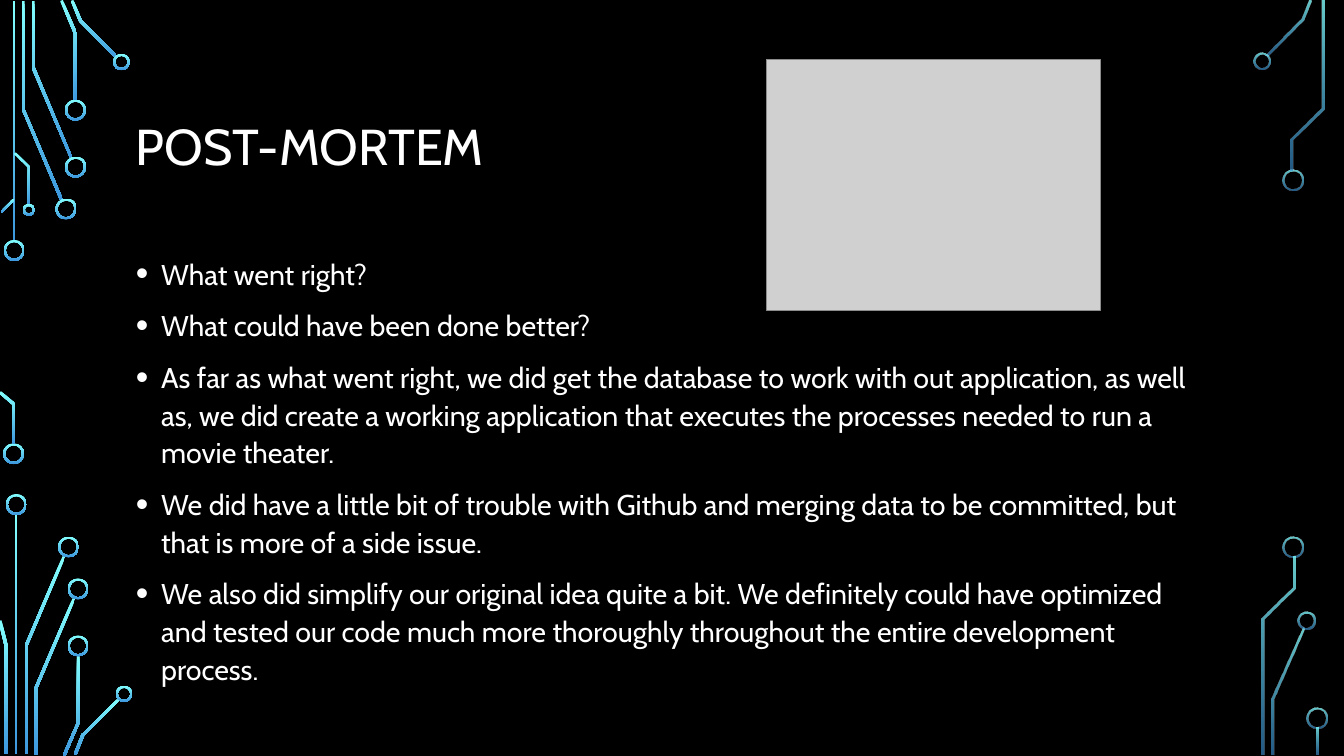
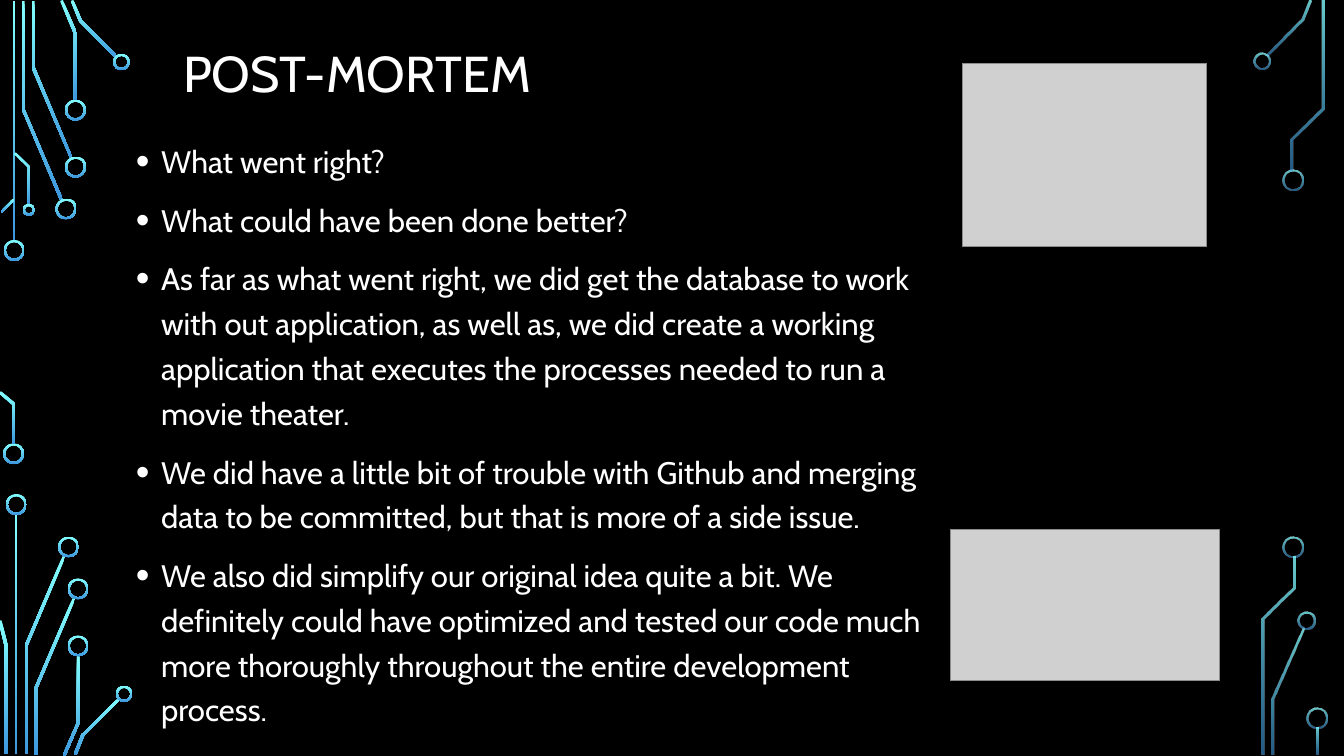
Before and after one commit to KathLevi/TheaterApp, a slide deck: slide 7 of Database Final Presentation.pptx. Drawn at 1344x756 pixels with LibreOffice and Linux fonts; fonts in the diff are those of the drawing; grey boxes stand for pictures; background and template pictures are left out. Boxes give left, top, right and bottom in pixels: in the first picture for what was removed or moved away, otherwise in the second. Text is boxed around its words. In the diff, an @@ line names an element or a change of style, - is before the commit and + after.

```diff
--- a/Database Final Presentation.pptx
+++ b/Database Final Presentation.pptx
@@ title "POST-MORTEM": place and size @@
-title "POST-MORTEM" at <box>136,129,484,166</box>
+title "POST-MORTEM" at <box>183,56,531,93</box>
@@ picture: place and size @@
-picture at <box>766,59,1100,311</box>
+picture at <box>963,64,1208,247</box>
@@ text "What went right?": place and size @@
-text "What went right?" at <box>161,263,1186,649</box>
+text "What went right?" at <box>161,149,920,729</box>
@@ text "What went right?" at <box>161,149,920,729</box>: size 20.4 to 22.2 pt; line spacing 1.1 to 1.2 @@
@@ picture added at <box>951,530,1220,682</box> @@
```
Also in this commit, not shown: 3 other slides changed.
